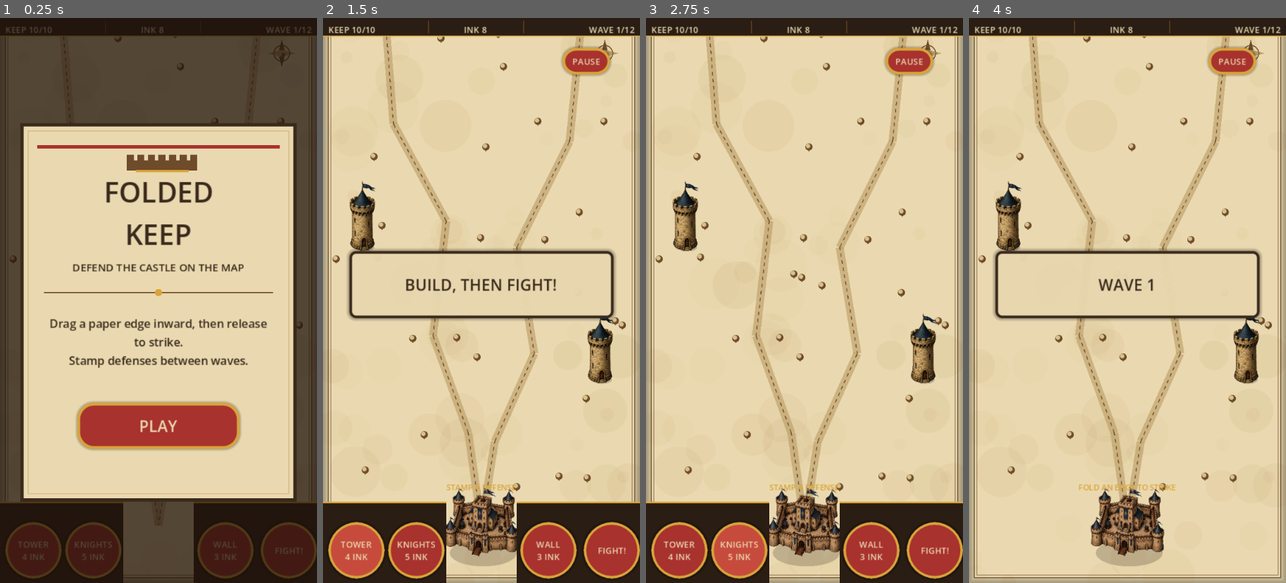
Above: before the commit, frames 1-4 (left to right).
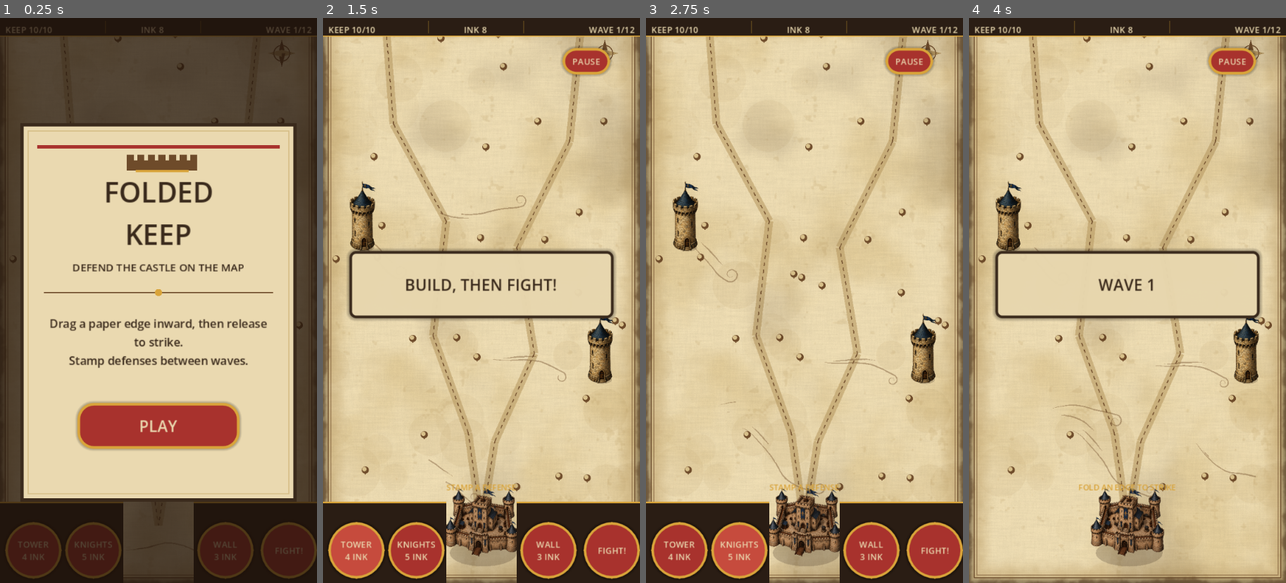
Above: after the commit, the same moments.

Repository: vortechU/folded-keep
Game: Godot game, scene res://scenes/main.tscn
Two runs of this game, one before a commit and one after it. Both use one fixed random seed, a clock stepped at 60 frames per second and the inputs below.
Inputs:
- Up to frame 1 (0.25 s): no input
- Up to frame 2 (1.5 s): click "PLAY" at 0.5 s; click "TOWER 4 INK" at 1.25 s
- Up to frame 3 (2.75 s): click "KNIGHTS 5 INK" at 2 s
- Up to frame 4 (4 s): click "WALL 3 INK" at 2.75 s; click "FIGHT!" at 3.5 s

The runs differ from the first frame. In frame 1, less than 0.1% of the frame differs, in the area x 43-49%, y 93-94%; in frame 2, 11%; in frame 3, 11%; in frame 4, 15%, in the area x 0-100%, y 3-100%.

Commit message:
Living map: old-map wind curls drawn along a flow field, aged parchment baked from a shader (mottling, fibers, foxing, browned edges), drifting cloud shadows
Co-Authored-By: Claude Opus 5.5 <noreply@anthropic.com>

Diff:
--- a/scripts/main.gd
+++ b/scripts/main.gd
@@ -5,6 +5,7 @@
 const UnitScript := preload("res://scripts/units/unit.gd")
 const BuildingScript := preload("res://scripts/buildings/building.gd")
 const DuelScene := preload("res://scenes/duel/duel.tscn")
+const CloudsShader := preload("res://shaders/clouds.gdshader")
 ## Ink for beating the Iron Warlord in his duel.
 const DUEL_REWARD := 12
 ## Keep damage when the Champion loses a duel (never drops the Keep below 1).
@@ -60,6 +61,7 @@
 	Events.restart_requested.connect(func(): get_tree().reload_current_scene())
 	Events.decree_chosen.connect(_on_decree_chosen)
 	Decrees.reset()
+	_add_atmosphere()
 
 	_add_building("keep", Paper.KEEP_POS + Vector2(0, 10), Vector2(76, 44))
 	_add_building("tower", Vector2(45, 250), Vector2(22, 22))
@@ -72,6 +74,22 @@
 	for arg in OS.get_cmdline_user_args():
 		if arg.begins_with("--autotest="):
 			_run_autotest(arg.trim_prefix("--autotest="))
+
+
+## Wind curls on the paper (under splats and buildings) and cloud shadows over everything.
+func _add_atmosphere() -> void:
+	var world := $MapViewport/World
+	var wind := Wind.new()
+	world.add_child(wind)
+	world.move_child(wind, paper.get_index() + 1)
+	var clouds := Node2D.new()
+	clouds.name = "Clouds"
+	var mat := ShaderMaterial.new()
+	mat.shader = CloudsShader
+	mat.set_shader_parameter("drift", Wind.DIR * Wind.SPEED)
+	clouds.material = mat
+	clouds.draw.connect(func(): clouds.draw_rect(Rect2(Vector2.ZERO, Paper.SIZE), Color.WHITE))
+	world.add_child(clouds)
 
 
 # --- phases ---------------------------------------------------------------------------
--- a/scripts/tests/ink_test.gd
+++ b/scripts/tests/ink_test.gd
@@ -47,6 +47,11 @@
 	await _map("e_crush_dissolve")
 	await _wait(0.6)
 	await _map("f_splat_bled")
+	# atmosphere: aged paper, wind curls drawing on and blowing away, cloud shadows
+	await _wait(1.5)
+	await _map("g_atmosphere_1")
+	await _wait(2.5)
+	await _map("g_atmosphere_2")
 	print("INK done")
 	get_tree().quit()
 
--- a/scripts/world/paper.gd
+++ b/scripts/world/paper.gd
@@ -11,11 +11,17 @@
 	PackedVector2Array([Vector2(295, -10), Vector2(280, 140), Vector2(220, 260), Vector2(240, 380), Vector2(195, 480), KEEP_POS]),
 ]
 
+const PaperShader := preload("res://shaders/paper.gdshader")
+## The map renders at 2x (main.gd RENDER_SCALE); the aged-paper texture is baked at that size.
+const BAKE_SCALE := 2
+
 var _stains: Array = []
 var _trees: Array = []
+var _base: Texture2D
 
 
 func _ready() -> void:
+	_bake()
 	var rng := RandomNumberGenerator.new()
 	rng.seed = 7
 	for i in 70:
@@ -25,6 +31,23 @@
 		if _near_road(p, 22.0):
 			continue
 		_trees.append(p.round())
+
+
+## Render the aged parchment once into a texture (the shader never runs again).
+func _bake() -> void:
+	var vp := SubViewport.new()
+	vp.size = Vector2i(SIZE * BAKE_SCALE)
+	vp.disable_3d = true
+	vp.render_target_update_mode = SubViewport.UPDATE_ONCE
+	var rect := ColorRect.new()
+	rect.size = SIZE * BAKE_SCALE
+	var mat := ShaderMaterial.new()
+	mat.shader = PaperShader
+	mat.set_shader_parameter("seed", 3.0)
+	rect.material = mat
+	vp.add_child(rect)
+	add_child(vp)
+	_base = vp.get_texture()
 
 
 ## Closest point on any road: {"point", "dir" (road direction), "dist"}.
@@ -50,6 +73,8 @@
 
 func _draw() -> void:
 	draw_rect(Rect2(Vector2.ZERO, SIZE), Palette.PARCHMENT)
+	if _base:
+		draw_texture_rect(_base, Rect2(Vector2.ZERO, SIZE), false)
 	for s in _stains:
 		draw_circle(s[0], s[1], Color(Palette.PARCHMENT_SHADOW, s[2]))
 	# cartographer's frame
--- /dev/null
+++ b/scripts/world/wind.gd
@@ -0,0 +1,105 @@
+class_name Wind
+extends Node2D
+## Old-map wind curls printed on the parchment: faint quill strokes that follow a gentle flow
+## field, end in a curl, draw themselves on, drift and blow away. Purely decorative.
+## Lives in the map World (above the paper, below splats), so it folds with the map.
+## Owner: Claude.
+
+const InkShader := preload("res://shaders/ink.gdshader")
+## Prevailing wind (clouds.gdshader drifts the same way).
+const DIR := Vector2(0.94, 0.34)
+const SPEED := 7.0 ## how fast strokes drift, px/s
+const MAX_STROKES := 7
+const SPAWN_EVERY := 1.1
+const LIFE := 7.0
+const DRAW_ON := 1.6
+const BLOW_AWAY := 2.0
+const STEP := 3.0
+const KEEP_AREA := Rect2(120, 500, 120, 140)
+const COLOR := Color("#6E4B2A")
+
+var _strokes: Array[Dictionary] = []
+var _noise := FastNoiseLite.new()
+var _spawn := 0.0
+var _time := 0.0
+
+
+func _ready() -> void:
+	_noise.seed = randi()
+	_noise.frequency = 0.006
+	var mat := ShaderMaterial.new()
+	mat.shader = InkShader
+	mat.set_shader_parameter("boil", 0.8)
+	material = mat
+	# start with a few already on the page
+	for i in 4:
+		_add_stroke(randf_range(DRAW_ON, LIFE - BLOW_AWAY))
+
+
+func _process(delta: float) -> void:
+	_time += delta
+	_spawn -= delta
+	if _spawn <= 0.0 and _strokes.size() < MAX_STROKES:
+		_spawn = SPAWN_EVERY * randf_range(0.7, 1.3)
+		_add_stroke(0.0)
+	for i in range(_strokes.size() - 1, -1, -1):
+		_strokes[i].t += delta
+		if _strokes[i].t >= LIFE:
+			_strokes.remove_at(i)
+	queue_redraw()
+
+
+## The flow field: the prevailing wind, bent by slowly shifting noise.
+func _heading(p: Vector2) -> float:
+	return DIR.angle() + _noise.get_noise_3d(p.x, p.y, _time * 8.0) * 1.4
+
+
+func _add_stroke(age: float) -> void:
+	var start := Vector2.ZERO
+	for i in 10:
+		start = Vector2(randf_range(10, 300), randf_range(30, 610))
+		if not KEEP_AREA.has_point(start):
+			break
+	var main := _path(start, randf_range(60, 120), true)
+	var side := DIR.orthogonal() * (5.0 if randf() < 0.5 else -5.0)
+	var twin := _path(start + side + DIR * 10.0, randf_range(25, 55), false)
+	_strokes.append({"lines": [main, twin], "t": age, "drift": DIR * SPEED * randf_range(0.7, 1.3)})
+
+
+## A quill line integrated along the flow field, optionally ending in an inward curl.
+func _path(start: Vector2, length: float, curl: bool) -> PackedVector2Array:
+	var pts := PackedVector2Array([start])
+	var p := start
+	for i in int(length / STEP):
+		p += Vector2.from_angle(_heading(p)) * STEP
+		pts.append(p)
+	if not curl:
+		return pts
+	var dir := Vector2.from_angle(_heading(p))
+	var r := randf_range(6.0, 10.0)
+	var center := p + dir.rotated(PI * 0.5 * (1.0 if randf() < 0.5 else -1.0)) * r
+	var v0 := p - center
+	var turn := 1.0 if v0.normalized().rotated(PI * 0.5).dot(dir) > 0.0 else -1.0
+	var steps := 26
+	for k in range(1, steps + 1):
+		var a := v0.angle() + turn * k * 0.3
+		pts.append(center + Vector2.from_angle(a) * r * (1.0 - 0.72 * k / steps))
+	return pts
+
+
+func _draw() -> void:
+	for s in _strokes:
+		var t: float = s.t
+		# drawn on from the tail, then erased from the tail as it blows away
+		var head := 1.0 - pow(1.0 - clampf(t / DRAW_ON, 0.0, 1.0), 2.0)
+		var tail := clampf((t - (LIFE - BLOW_AWAY)) / BLOW_AWAY, 0.0, 1.0)
+		var off: Vector2 = s.drift * t
+		var alpha := 0.42 * clampf((1.0 - tail) * 1.5, 0.0, 1.0)
+		for line: PackedVector2Array in s.lines:
+			var n := line.size() - 1
+			var from := int(tail * n)
+			var to := int(head * n)
+			for i in range(from, to):
+				var u := float(i) / n
+				var w := 0.35 + 1.1 * pow(sin(PI * clampf(u * 1.15, 0.0, 1.0)), 0.7)
+				draw_line(line[i] + off, line[i + 1] + off, Color(COLOR, alpha), w)
--- /dev/null
+++ b/shaders/clouds.gdshader
@@ -0,0 +1,33 @@
+shader_type canvas_item;
+// Soft cloud shadows drifting over the map with the wind (drawn above units, inside the map, so
+// they fold with it). Cheap: 3 octaves of value noise. Owner: Claude.
+
+uniform vec2 drift = vec2(6.6, 2.4); // px per second, along Wind.DIR
+uniform float strength = 0.13;
+uniform float scale = 150.0;
+uniform vec4 tint : source_color = vec4(0.23, 0.16, 0.11, 1.0);
+
+varying vec2 p;
+
+float hash(vec2 q) {
+	return fract(sin(dot(q, vec2(127.1, 311.7))) * 43758.5453);
+}
+
+float noise(vec2 q) {
+	vec2 i = floor(q);
+	vec2 f = fract(q);
+	f = f * f * (3.0 - 2.0 * f);
+	return mix(mix(hash(i), hash(i + vec2(1.0, 0.0)), f.x),
+		mix(hash(i + vec2(0.0, 1.0)), hash(i + vec2(1.0, 1.0)), f.x), f.y);
+}
+
+void vertex() {
+	p = VERTEX;
+}
+
+void fragment() {
+	vec2 q = (p - drift * TIME) / scale;
+	float n = noise(q) * 0.55 + noise(q * 2.1 + 5.3) * 0.3 + noise(q * 4.3 + 9.1) * 0.15;
+	float cloud = smoothstep(0.52, 0.72, n);
+	COLOR = vec4(tint.rgb, cloud * strength);
+}
--- /dev/null
+++ b/shaders/paper.gdshader
@@ -0,0 +1,55 @@
+shader_type canvas_item;
+// Aged parchment, baked once into a texture by paper.gd (so it costs nothing per frame):
+// soft mottling, fibers, grain, foxing spots and ragged, sun-browned edges.
+// Owner: Claude.
+
+uniform vec2 size = vec2(360.0, 640.0);
+uniform vec4 paper : source_color = vec4(0.918, 0.851, 0.690, 1.0);
+uniform vec4 mid : source_color = vec4(0.847, 0.753, 0.541, 1.0);
+uniform vec4 shade : source_color = vec4(0.722, 0.604, 0.384, 1.0);
+uniform vec4 sepia : source_color = vec4(0.431, 0.294, 0.165, 1.0);
+uniform float seed = 3.0;
+
+float hash(vec2 p) {
+	return fract(sin(dot(p, vec2(127.1, 311.7))) * 43758.5453);
+}
+
+float noise(vec2 p) {
+	vec2 i = floor(p);
+	vec2 f = fract(p);
+	f = f * f * (3.0 - 2.0 * f);
+	return mix(mix(hash(i), hash(i + vec2(1.0, 0.0)), f.x),
+		mix(hash(i + vec2(0.0, 1.0)), hash(i + vec2(1.0, 1.0)), f.x), f.y);
+}
+
+float fbm(vec2 p) {
+	float v = 0.0;
+	float a = 0.5;
+	for (int i = 0; i < 5; i++) {
+		v += noise(p) * a;
+		p = p * 2.03 + vec2(17.1, 9.2);
+		a *= 0.5;
+	}
+	return v;
+}
+
+void fragment() {
+	vec2 p = UV * size + seed * 101.0;
+	vec2 q = UV * size;
+	// large soft mottling
+	float mottle = fbm(p / 80.0);
+	vec3 c = mix(paper.rgb, mid.rgb, smoothstep(0.38, 0.78, mottle) * 0.6);
+	// long paper fibers and fine grain
+	float fib = noise(vec2(p.x * 0.07, p.y * 1.1)) * 0.6 + noise(vec2(p.x * 1.3, p.y * 0.09)) * 0.4;
+	c *= 1.0 + (fib - 0.5) * 0.06;
+	c *= 1.0 + (hash(floor(UV * size * 2.0)) - 0.5) * 0.045;
+	// foxing: little brown age spots
+	float fox = noise(p / 11.0 + 40.0) * 0.7 + noise(p / 3.0) * 0.3;
+	c = mix(c, shade.rgb, smoothstep(0.76, 0.88, fox) * 0.2);
+	// ragged, sun-browned edges
+	float e = min(min(q.x, size.x - q.x), min(q.y, size.y - q.y));
+	e += (fbm(p / 14.0) - 0.5) * 14.0;
+	c = mix(c, shade.rgb, smoothstep(30.0, 3.0, e) * 0.5);
+	c = mix(c, sepia.rgb, smoothstep(5.0, -1.0, e) * 0.55);
+	COLOR = vec4(c, 1.0);
+}
Not shown, added: scripts/world/wind.gd.uid
Not shown, added: shaders/clouds.gdshader.uid
Not shown, added: shaders/paper.gdshader.uid
Not shown, changed: TASKS.md
